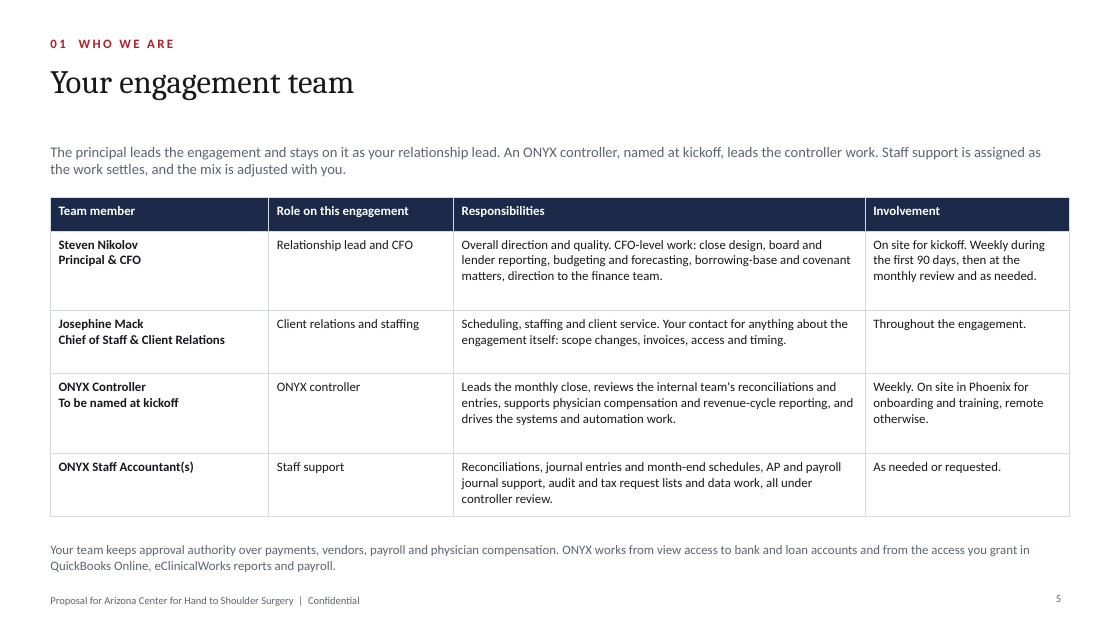
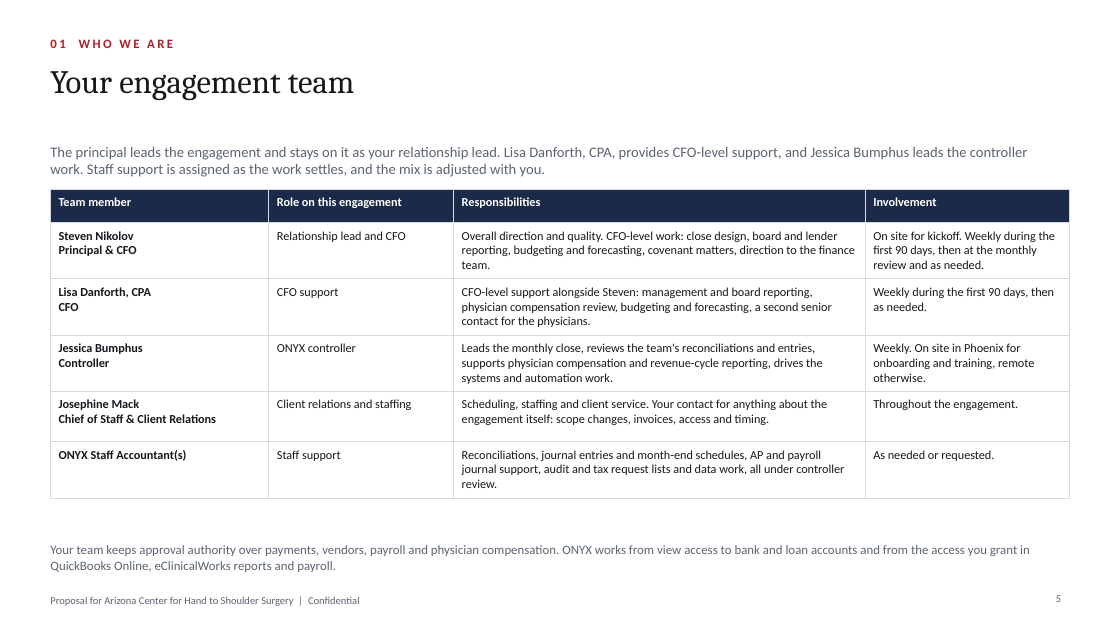
Before and after one commit to Onyxcfo/Engagement-Letter-Edits, a slide deck: slide 5 of Onyx_AZHandCenter_Proposal.pptx. Drawn at 1120x630 pixels with LibreOffice and Linux fonts; fonts in the diff are those of the drawing; background and template pictures are left out. Boxes give left, top, right and bottom in pixels: in the first picture for what was removed or moved away, otherwise in the second. Text is boxed around its words. In the diff, an @@ line names an element or a change of style, - is before the commit and + after.

```diff
--- a/Onyx_AZHandCenter_Proposal.pptx
+++ b/Onyx_AZHandCenter_Proposal.pptx
@@ text at (50,147,1028,177): text changed @@
-The principal leads the engagement and stays on it as your relationship lead. An ONYX controller, named at kickoff, leads the controller work. Staff support is assigned as the work settles, and the mix is adjusted with you.
+The principal leads the engagement and stays on it as your relationship lead. Lisa Danforth, CPA, provides CFO-level support, and Jessica Bumphus leads the controller work. Staff support is assigned as the work settles, and the mix is adjusted with you.
@@ table at (50,189,1070,492) @@
-row 2: Steven Nikolov / Principal & CFO | Relationship lead and CFO | Overall direction and quality. CFO-level work: close design, board and lender reporting, budgeting and forecasting, borrowing-base and covenant matters, direction to the finance team. | On site for kickoff. Weekly during the first 90 days, then at the monthly review and as needed.
+row 2: Steven Nikolov / Principal & CFO | Relationship lead and CFO | Overall direction and quality. CFO-level work: close design, board and lender reporting, budgeting and forecasting, covenant matters, direction to the finance team. | On site for kickoff. Weekly during the first 90 days, then at the monthly review and as needed.
+row 3: Lisa Danforth, CPA / CFO | CFO support | CFO-level support alongside Steven: management and board reporting, physician compensation review, budgeting and forecasting, a second senior contact for the physicians. | Weekly during the first 90 days, then as needed.
+row 4: Jessica Bumphus / Controller | ONYX controller | Leads the monthly close, reviews the team's reconciliations and entries, supports physician compensation and revenue-cycle reporting, drives the systems and automation work. | Weekly. On site in Phoenix for onboarding and training, remote otherwise.
-row 4: ONYX Controller / To be named at kickoff | ONYX controller | Leads the monthly close, reviews the internal team's reconciliations and entries, supports physician compensation and revenue-cycle reporting, and drives the systems and automation work. | Weekly. On site in Phoenix for onboarding and training, remote otherwise.
@@ table: place and size @@
-table at (50,197,1070,517)
+table at (50,189,1070,492)
```
Also in this commit, not shown: 6 other slides changed, 7 other files.
